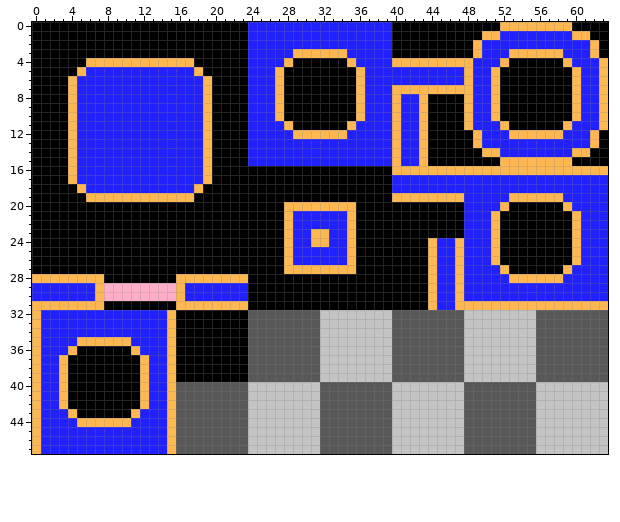
One commit to this pixel-art sprite: Levels/Assets/Level4Tiles.png. Above is the file before it was changed.
The file is 64x48 pixels.
New version:
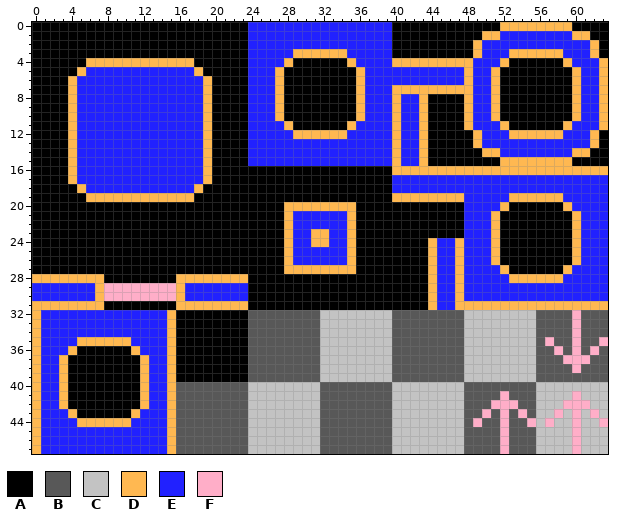
Palette (. is transparent): A #000000  B #585858  C #c3c3c3  D #ffb851  E #2121ff  F #ffaec8
What changed:
{"y":32,"x":60,"old":"B","new":"F"}
{"y":33,"x":60,"old":"B","new":"F"}
{"y":34,"x":60,"old":"B","new":"F"}
{"y":35,"x":57,"old":"B","new":"F"}
{"y":35,"x":60,"old":"B","new":"F"}
{"y":35,"x":63,"old":"B","new":"F"}
{"y":36,"x":58,"old":"B","new":"F"}
{"y":36,"x":60,"old":"B","new":"F"}
{"y":36,"x":62,"old":"B","new":"F"}
{"y":37,"x":59,"old":"BBB","new":"FFF"}
{"y":38,"x":60,"old":"B","new":"F"}
{"y":41,"x":52,"old":"B","new":"F"}
{"y":41,"x":60,"old":"C","new":"F"}
{"y":42,"x":51,"old":"BBB","new":"FFF"}
{"y":42,"x":59,"old":"CCC","new":"FFF"}
{"y":43,"x":50,"old":"B","new":"F"}
{"y":43,"x":52,"old":"B","new":"F"}
{"y":43,"x":54,"old":"B","new":"F"}
{"y":43,"x":58,"old":"C","new":"F"}
{"y":43,"x":60,"old":"C","new":"F"}
{"y":43,"x":62,"old":"C","new":"F"}
{"y":44,"x":49,"old":"B","new":"F"}
{"y":44,"x":52,"old":"B","new":"F"}
{"y":44,"x":55,"old":"B","new":"F"}
{"y":44,"x":57,"old":"C","new":"F"}
{"y":44,"x":60,"old":"C","new":"F"}
{"y":44,"x":63,"old":"C","new":"F"}
{"y":45,"x":52,"old":"B","new":"F"}
{"y":45,"x":60,"old":"C","new":"F"}
{"y":46,"x":52,"old":"B","new":"F"}
{"y":46,"x":60,"old":"C","new":"F"}
{"y":47,"x":52,"old":"B","new":"F"}
{"y":47,"x":60,"old":"C","new":"F"}
{"label":"changed","picture_box":[473,310,608,454]}
